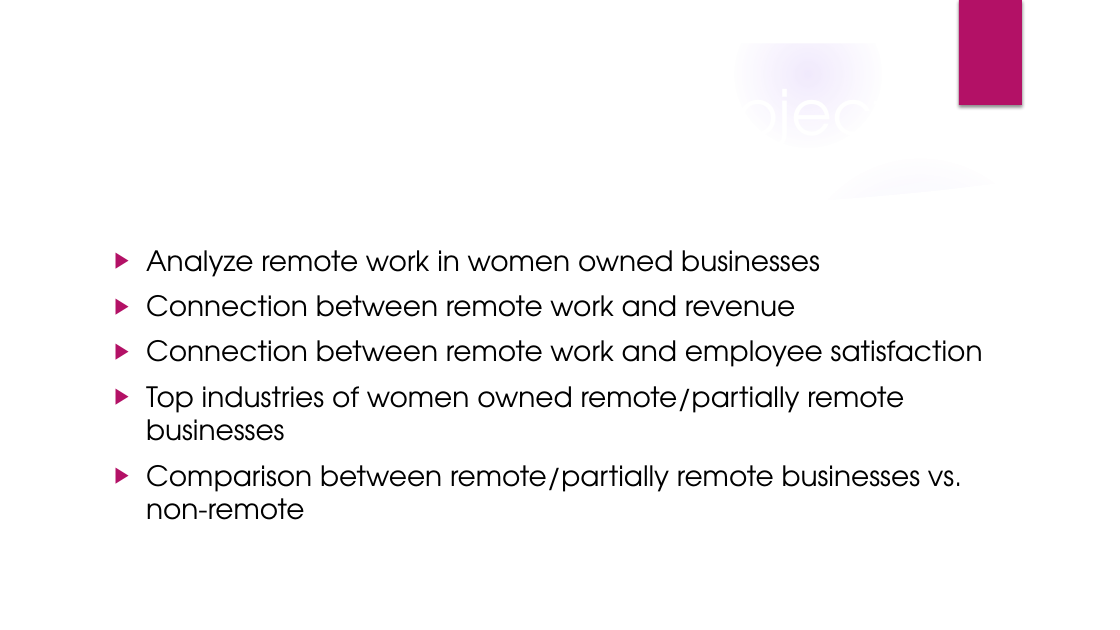
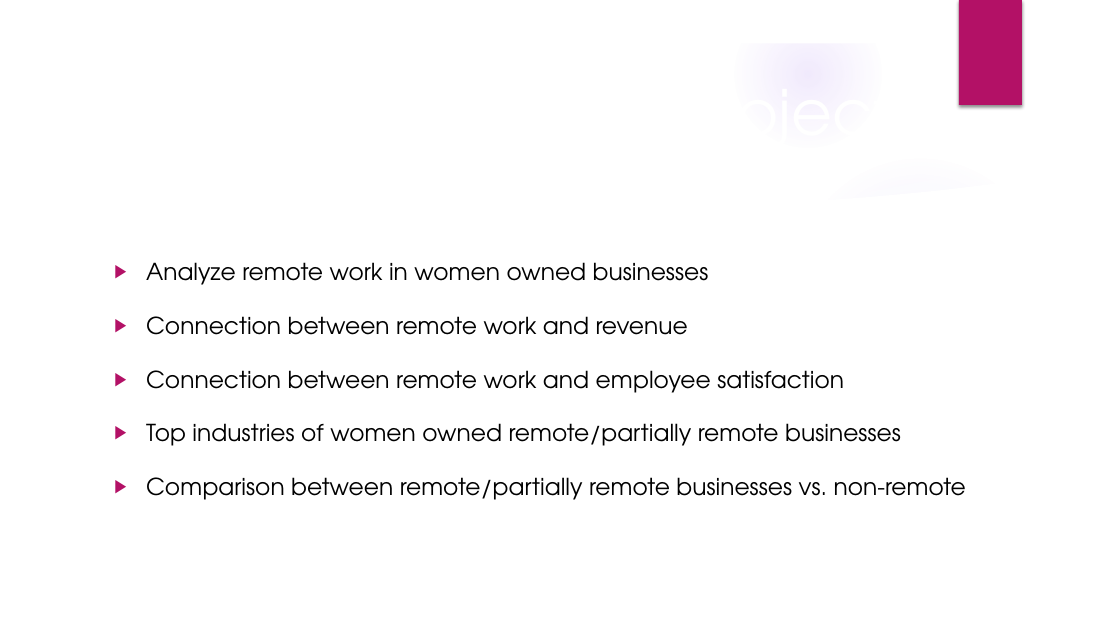
Before and after one commit to janolos/Team-WIB, a slide deck: slide 6 of Women In Business Presentation.pptx. Drawn at 1120x630 pixels with LibreOffice and Linux fonts; fonts in the diff are those of the drawing; background and template pictures are left out. Boxes give left, top, right and bottom in pixels: in the first picture for what was removed or moved away, otherwise in the second. Text is boxed around its words. In the diff, an @@ line names an element or a change of style, - is before the commit and + after.

```diff
--- a/Women In Business Presentation.pptx
+++ b/Women In Business Presentation.pptx
@@ text "Analyze remote work in women ..." at <box>146,262,966,500</box>: size 24 to 20 pt; line spacing 1 to 1.5 @@
```
Also in this commit, not shown: 7 other slides changed, 4 slides added, 1 slide removed.
